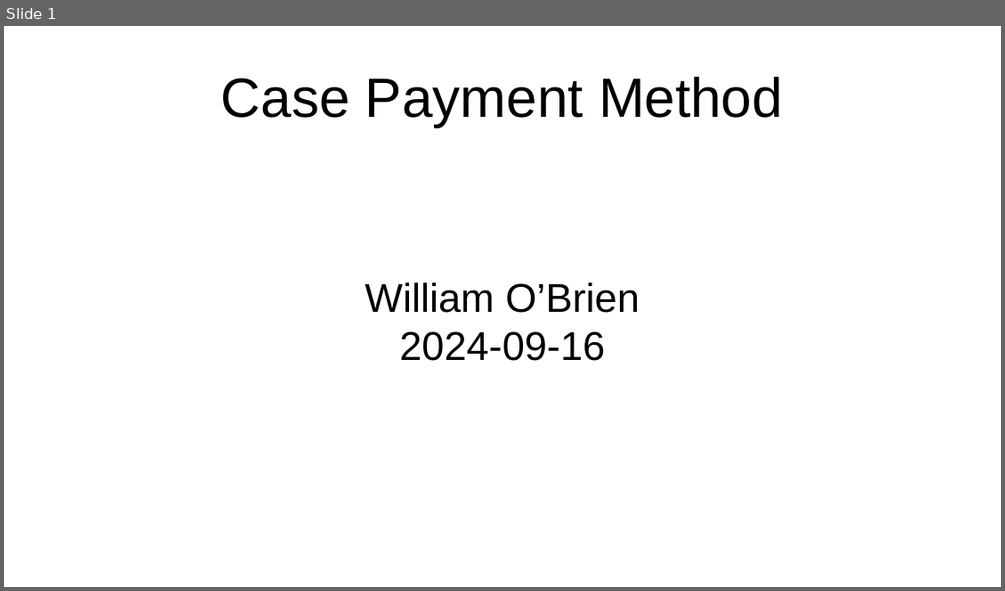
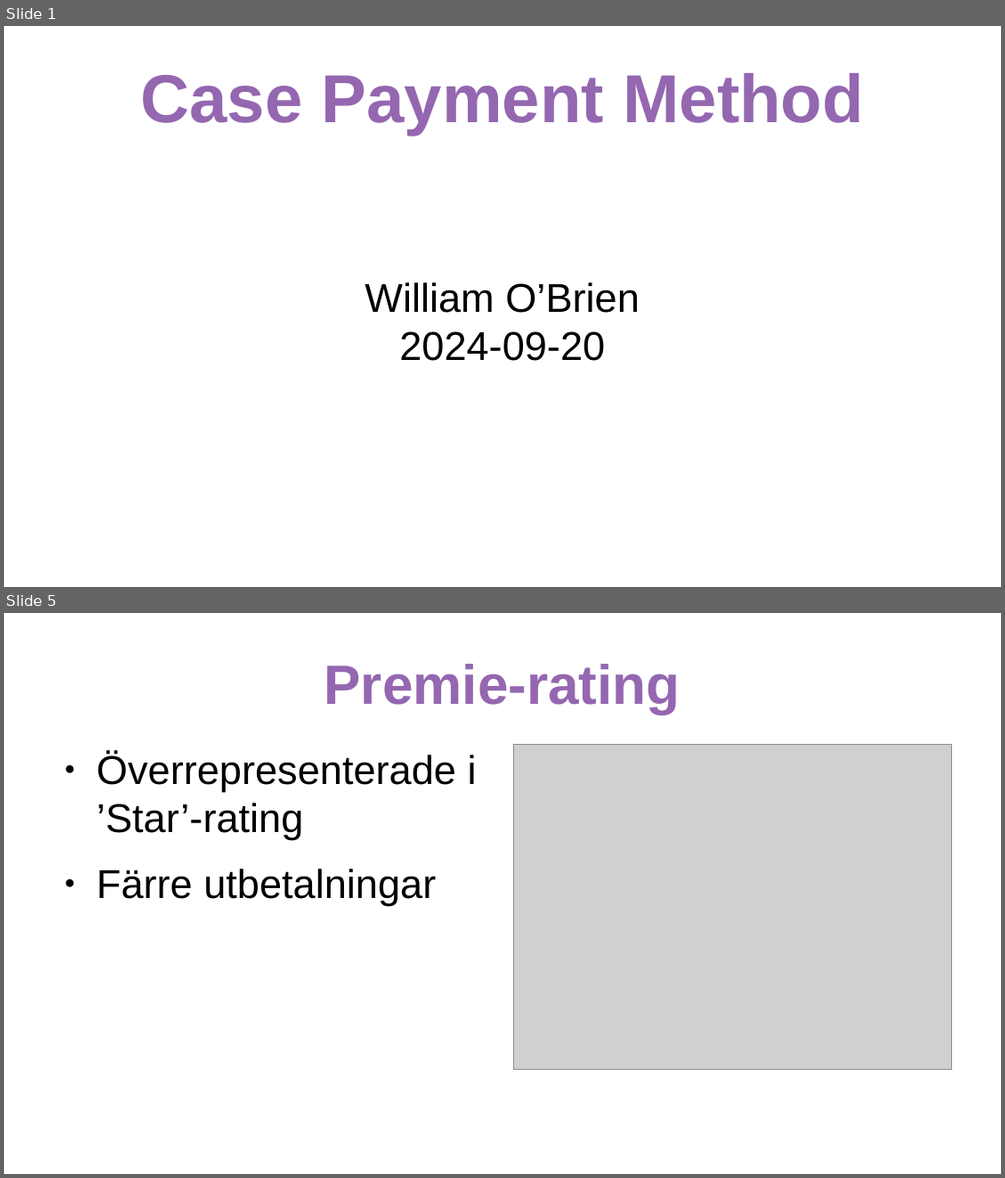
Before and after one commit to samfromsatc/payment_method_case_if, a slide deck: presentation_payment_method.odp. Shown one above the other, each under a label of ours: slide 1 before the commit, slides 1 and 5 after it; the slides between them are not shown. The pictures are 1005x591 and 1005x1178 pixels, drawn with LibreOffice and Linux fonts; fonts in the diff are those of the drawing; grey boxes stand for pictures. Boxes give left, top, right and bottom in pixels: in the first picture for what was removed or moved away, otherwise in the second. Text is boxed around its words. In the diff, an @@ line names an element or a change of style, - is before the commit and + after.

```diff
--- a/presentation_payment_method.odp
+++ b/presentation_payment_method.odp
@@ slide 5 added at bbox=[4, 613, 1001, 1174], background #FFFFFF @@
@@ title added at bbox=[324, 664, 680, 714], 44 pt, text #9467B0, bold @@
+Premie-rating
@@ picture added at bbox=[514, 744, 952, 1070] @@
@@ text added at bbox=[97, 753, 477, 906], 32 pt, text #000000 @@
+● Överrepresenterade i ’Star’-rating
+● Färre utbetalningar
@@ slide 1 changed as well @@
@@ title "Case Payment Method" at bbox=[140, 73, 864, 135]: size 44 to 54 pt, text colour #000000 to #9467B0, bold on @@
@@ subtitle at bbox=[399, 331, 605, 361]: text changed @@
-2024-09-16
+2024-09-20
```
Also in this commit, not shown: 7 other slides added, 1 slide removed, 8 other files.
